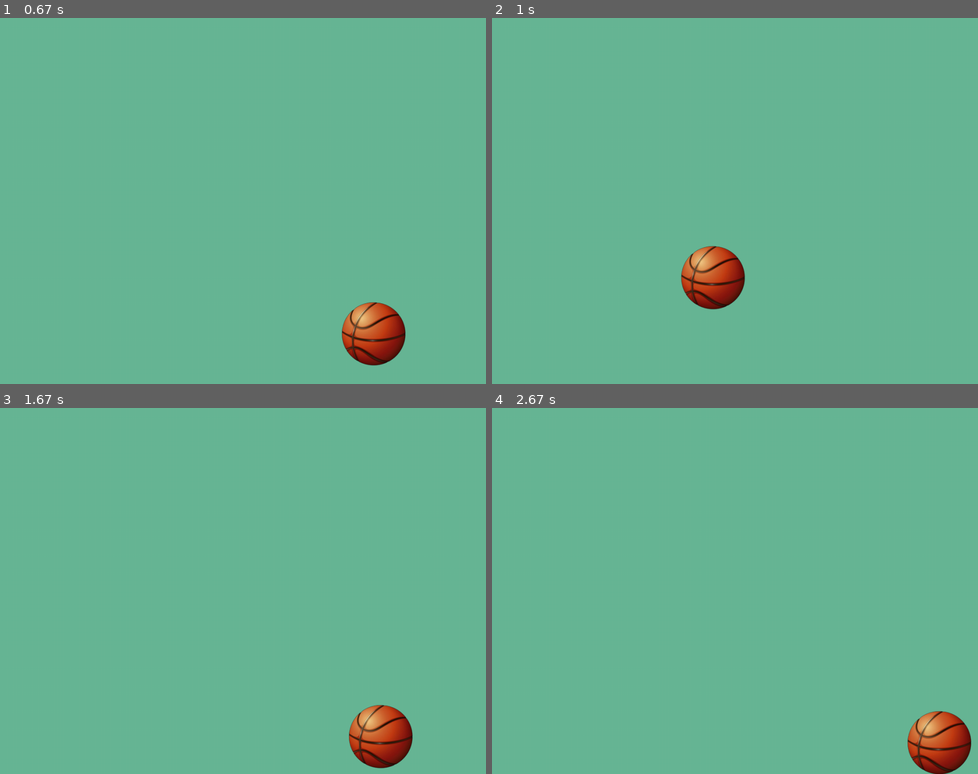
Above: before the commit, frames 1-4 (two rows, left to right).
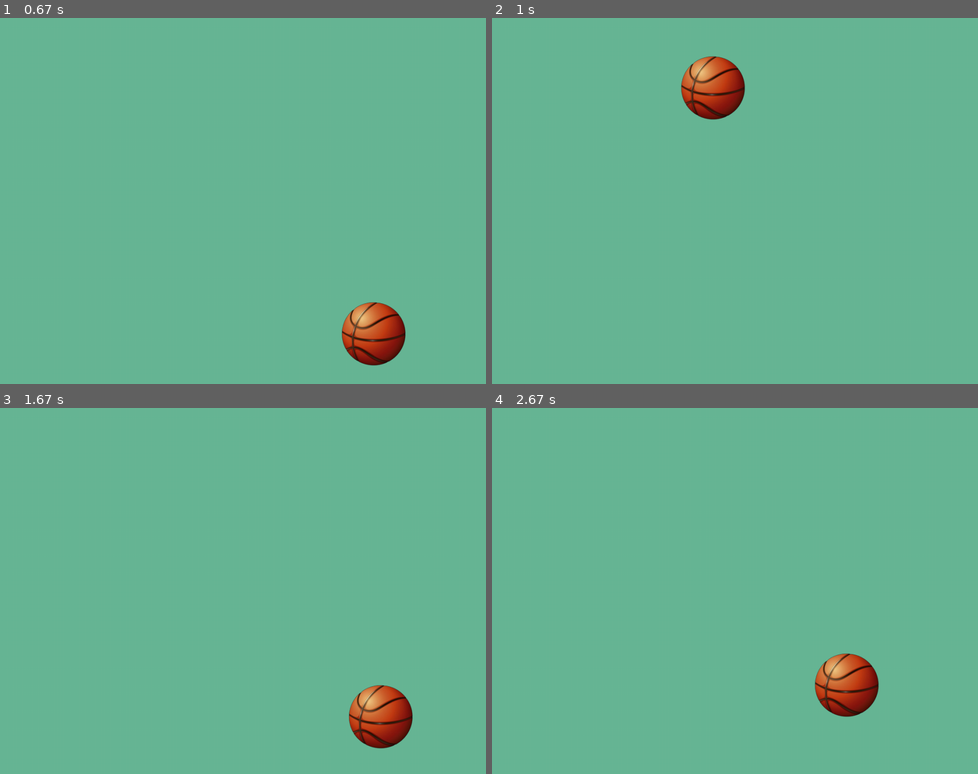
Above: after the commit, the same moments.

Repository: infProgram/inf371_spring2022-Pieces-Ho
Game: pygame game, started from pygameTutorials/dragWithMouse.py
The game is run twice, just before and just after one commit, with the same random seed, the same clock (stepped at 60 frames per second) and the same inputs.
Inputs (mouse positions are in pixels of both pictures, inside the frame that each line leads up to):
- Up to frame 1 (0.67 s): click (238, 201) at 0.38 s
- Up to frame 2 (1 s): click (579, 146) at 0.72 s
- Up to frame 3 (1.67 s): click (111, 455) at 1.05 s; click (247, 627) at 1.38 s
- Up to frame 4 (2.67 s): click (662, 514) at 1.72 s; click (545, 506) at 2.05 s; click (905, 660) at 2.38 s

Frame 1 is identical in both runs. In frame 2, 3.6% of the frame differs, in the area x 38-53%, y 10-80%; in frame 3, 2.3%; in frame 4, 3.6%.

Commit message:
Done. It can move and be draged by mouse.

Diff:
--- a/pygameTutorials/dragWithMouse.py
+++ b/pygameTutorials/dragWithMouse.py
@@ -16,6 +16,7 @@
 ball_rect =ball_key.get_rect()
 ball_rect.x = x
 ball_rect.y = y
+speedX = speedY = 2
 
 moving = False
 
@@ -33,7 +34,7 @@
     if moving:
         ball_rect.centerx,ball_rect.centery = pygame.mouse.get_pos()
 
-  speedX = speedY = 2
+
   screen.fill(backgroundColor)
 
   if ball_rect.left <= 0 or ball_rect.right >= width:
